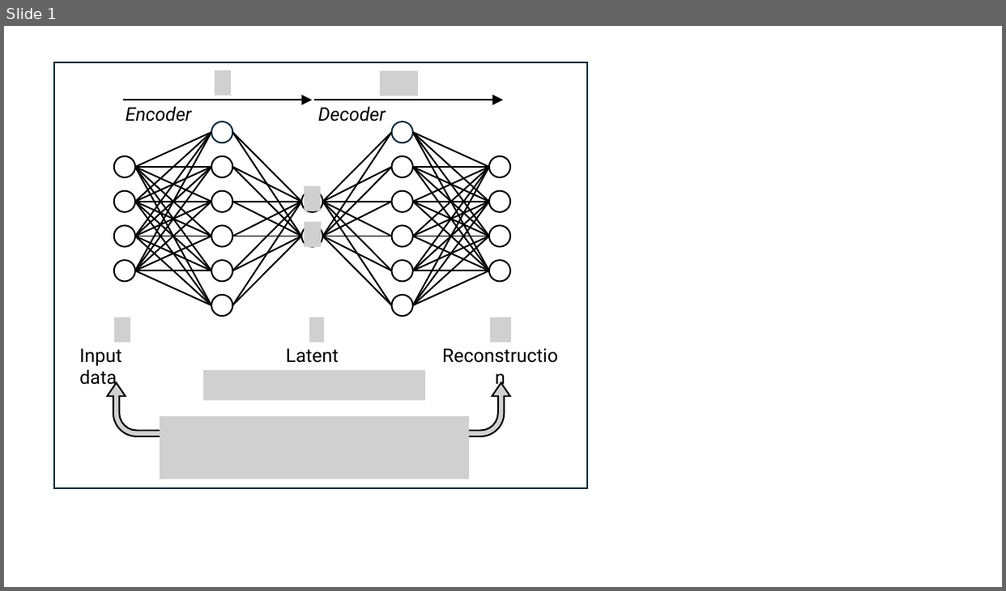
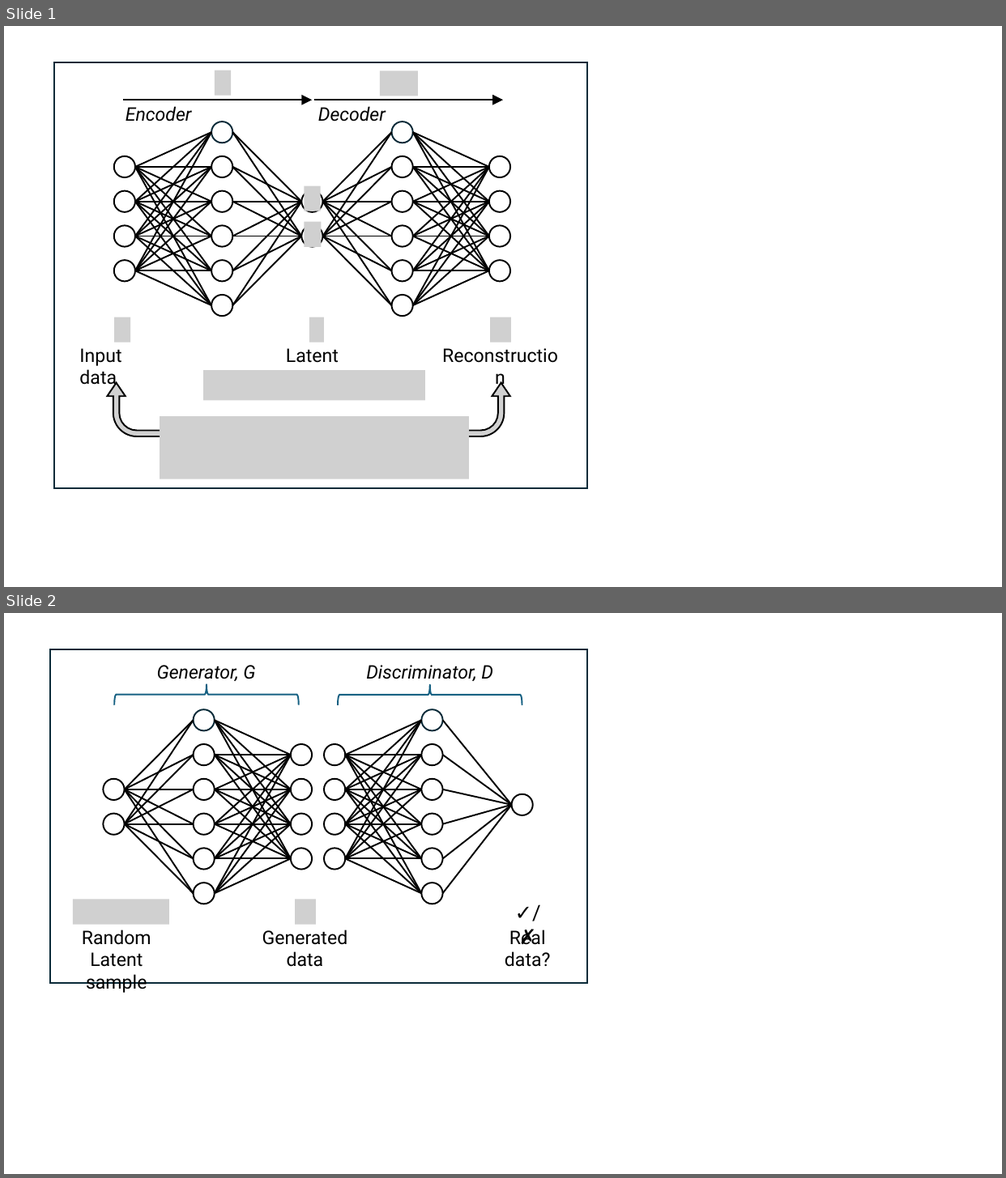
Before and after one commit to mdblackledge/theoryofimaging2, a slide deck: new_images/figures.pptx. Shown one above the other, each under a label of ours: slide 1 before the commit, slides 1 and 2 after it. The pictures are 1006x591 and 1006x1178 pixels, drawn with LibreOffice and Linux fonts; fonts in the diff are those of the drawing; grey boxes stand for pictures. Boxes give left, top, right and bottom in pixels: in the first picture for what was removed or moved away, otherwise in the second. Text is boxed around its words. In the diff, an @@ line names an element or a change of style, - is before the commit and + after.

```diff
--- a/new_images/figures.pptx
+++ b/new_images/figures.pptx
@@ slide 2 added at box(4, 613, 1002, 1174), background #FFFFFF @@
@@ group added at box(50, 649, 587, 993): 66 lines, 23 ellipses, 6 texts, 2 pictures, 2 left braces, 1 rectangle @@
+Random
+Latent sample
+Generated
+data
+Generator, G
+Discriminator, D
+✓/✗
+Real data?
```
Also in this commit, not shown: 1 other slide added, 1 slide removed, 1 other file.
